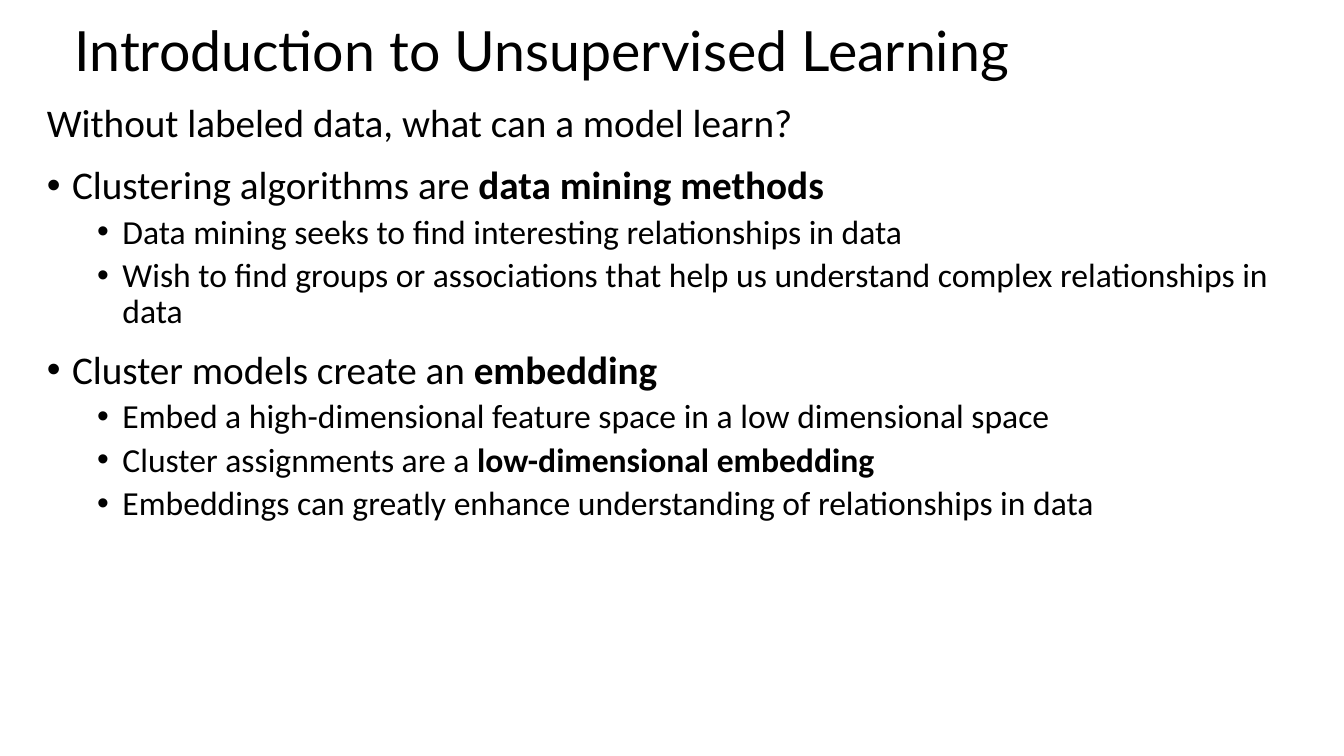
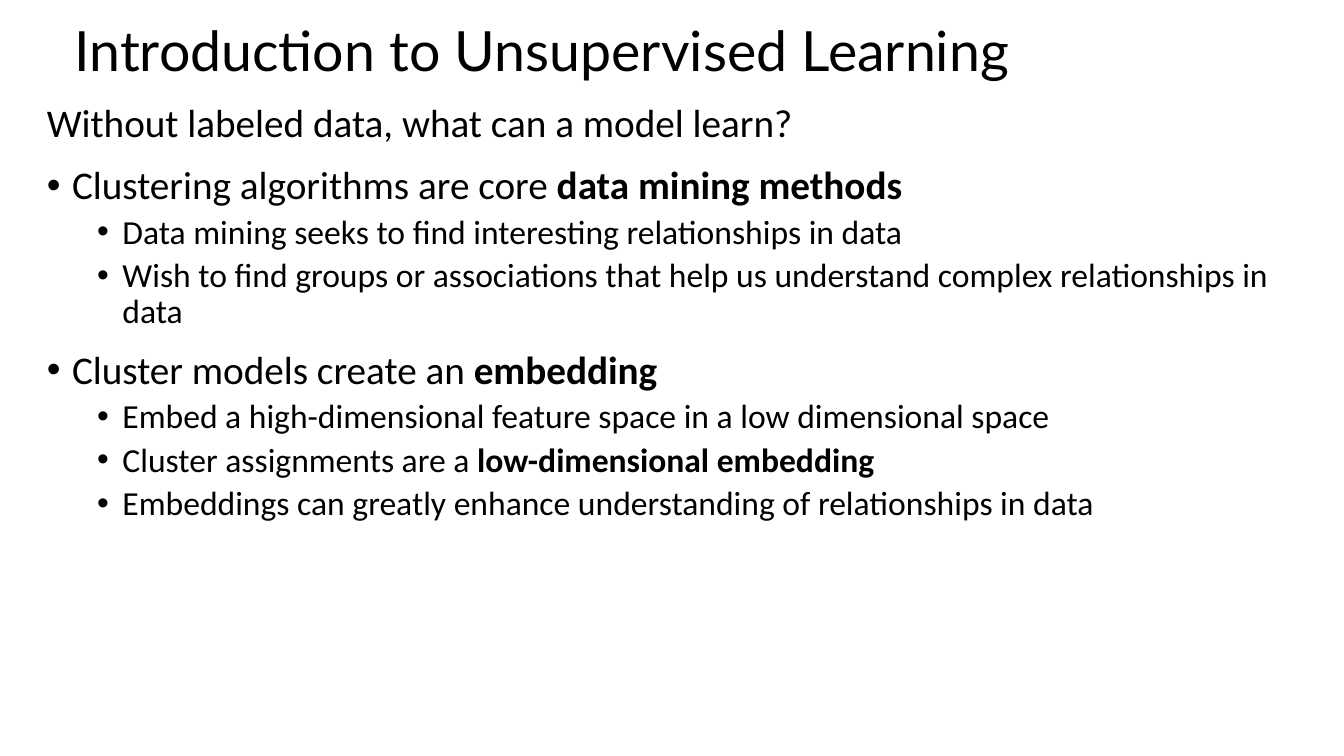
Before and after one commit to StephenElston/CSCI-E-108, a slide deck: slide 6 of slides/9_IntroductionToClustering_Part1.pptx. Drawn at 1344x756 pixels with LibreOffice and Linux fonts; fonts in the diff are those of the drawing. Boxes give left, top, right and bottom in pixels: in the first picture for what was removed or moved away, otherwise in the second. Text is boxed around its words. In the diff, an @@ line names an element or a change of style, - is before the commit and + after.

Commit message:
Added evaluation slides, corrected typos

```diff
--- a/slides/9_IntroductionToClustering_Part1.pptx
+++ b/slides/9_IntroductionToClustering_Part1.pptx
@@ text at [72,171,903,206]: text changed @@
-• Clustering algorithms are data mining methods
+• Clustering algorithms are core data mining methods
```
Also in this commit, not shown: 11 other slides changed, 13 slides added.
